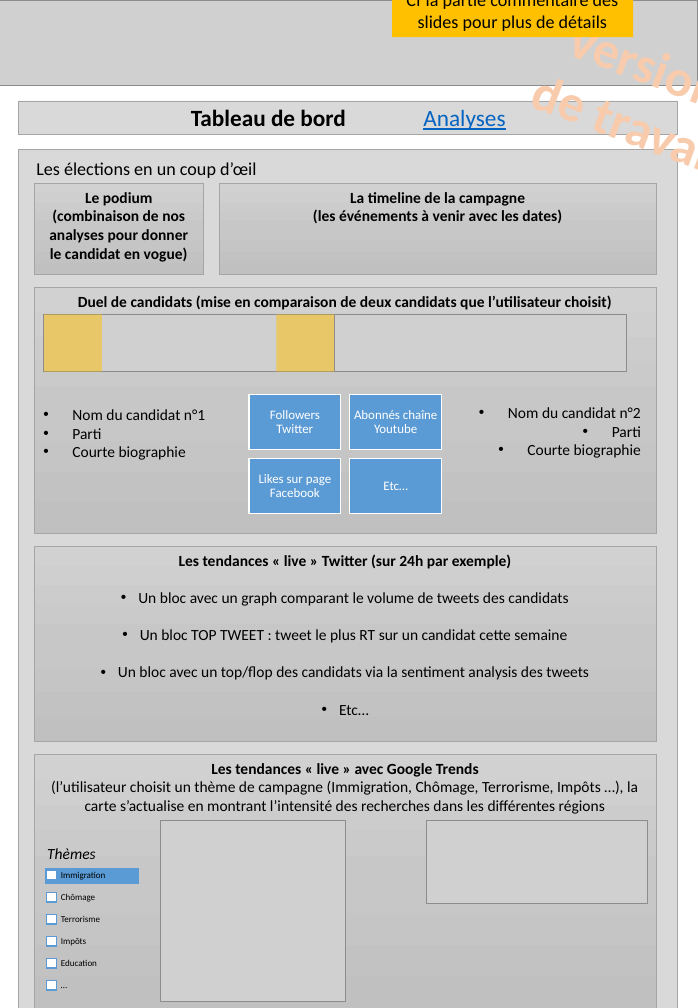
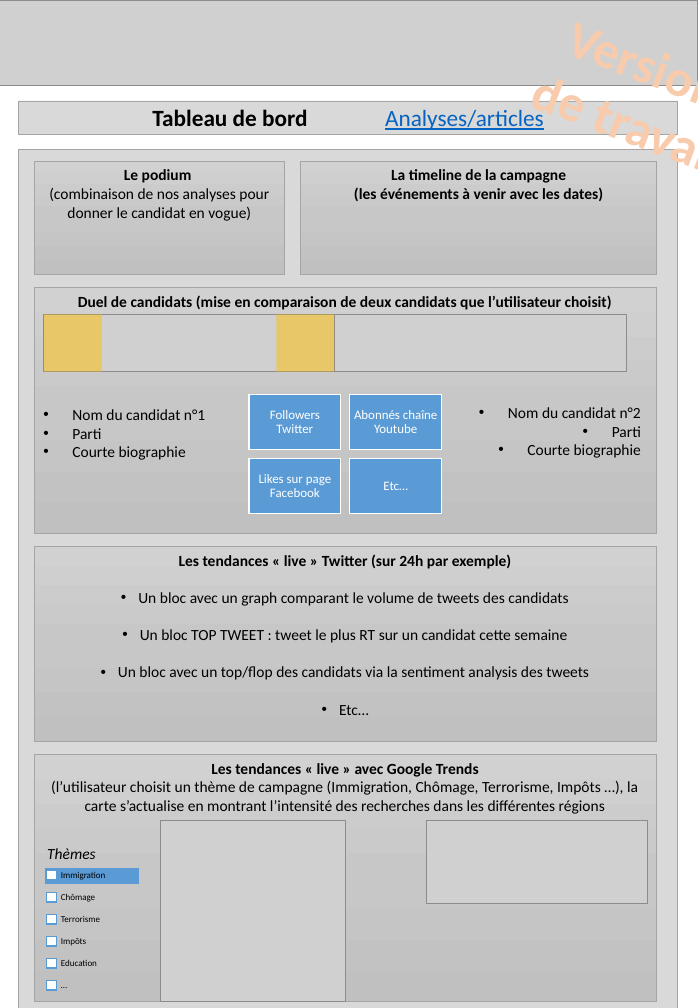
Before and after one commit to verycourt/Elections, a slide deck: slide 1 of Minisite/structure_minisite_v2.pptx. Drawn at 698x1008 pixels with LibreOffice and Linux fonts; fonts in the diff are those of the drawing; grey boxes stand for pictures. Boxes give left, top, right and bottom in pixels: in the first picture for what was removed or moved away, otherwise in the second. Text is boxed around its words. In the diff, an @@ line names an element or a change of style, - is before the commit and + after.

Commit message:
ppt v2

```diff
--- a/Minisite/structure_minisite_v2.pptx
+++ b/Minisite/structure_minisite_v2.pptx
@@ rectangle removed at [392,0,633,37] @@
-Cf la partie commentaire des slides pour plus de détails
@@ text in rectangle at [152,109,307,202]: text changed; text colour #000000 to #0563C1; bold off @@
-Tableau de bord Analyses
+Tableau de bord Analyses/articles
@@ rectangle "Le podium": place and size @@
-rectangle "Le podium" at [34,183,204,275]
+rectangle "Le podium" at [34,161,285,275]
@@ text removed at [36,162,256,178] @@
-Les élections en un coup d’œil
@@ text in rectangle at [49,169,269,221]: text changed; bold off @@
-Le podium (combinaison de nos analyses pour donner le candidat en vogue)
+Le podium
+(combinaison de nos analyses pour donner le candidat en vogue)
@@ rectangle "La timeline de la campagne": place and size @@
-rectangle "La timeline de la campagne" at [219,183,656,275]
+rectangle "La timeline de la campagne" at [301,161,657,275]
@@ rectangle "Les tendances « live » ...": place and size @@
-rectangle "Les tendances « live » ..." at [34,755,657,1008]
+rectangle "Les tendances « live » ..." at [34,755,657,1002]
```
Also in this commit, not shown: 1 other slide changed, 1 other file.
